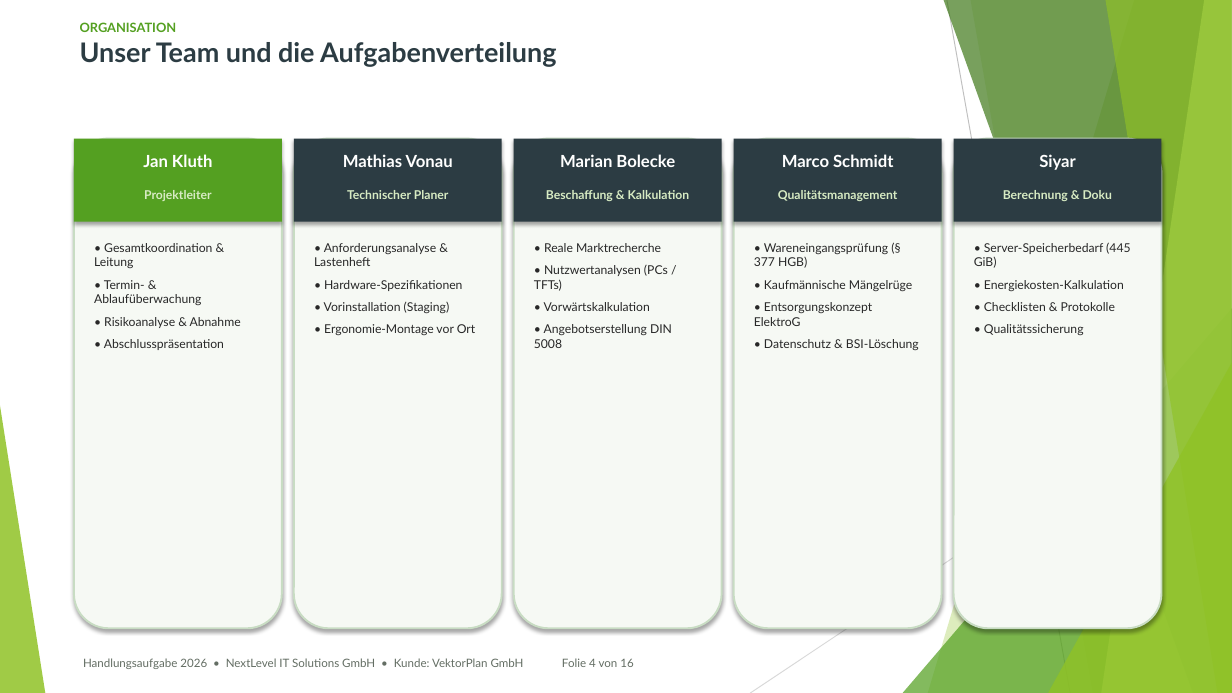
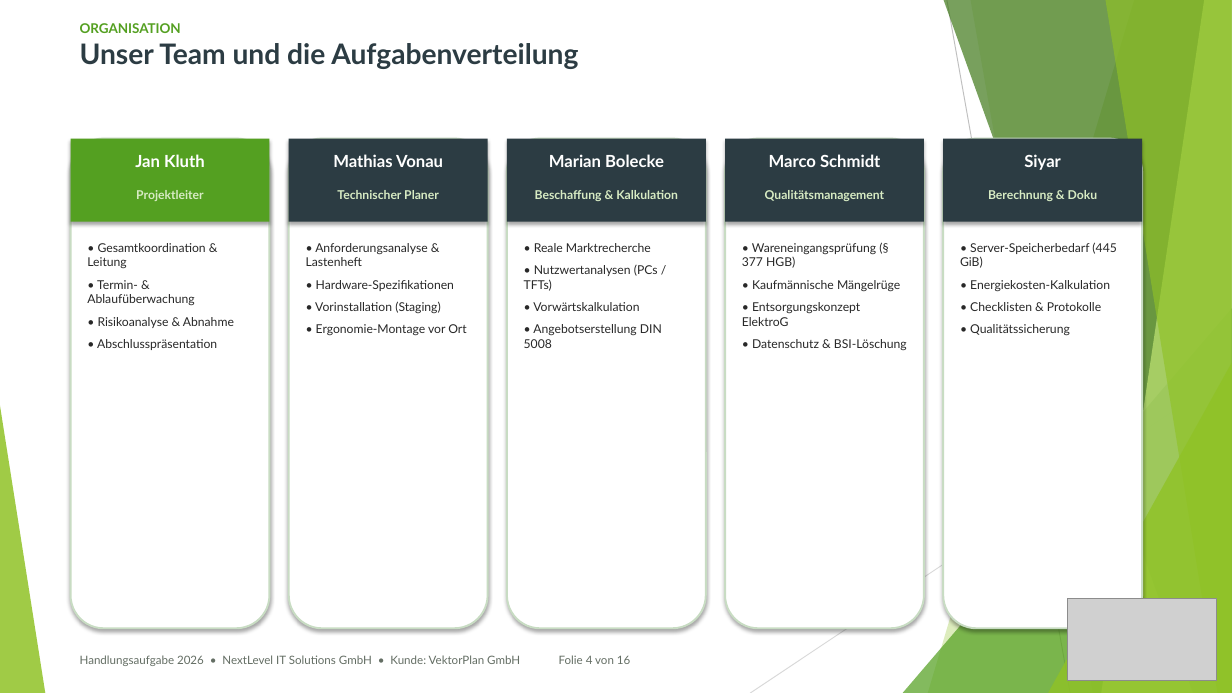
Before and after one commit to kluthjan/projekt_handlungsaufgabe, a slide deck: slide 4 of docs/08_Projektabschluss/Abschlusspraesentation.pptx. Drawn at 1232x693 pixels with LibreOffice and Linux fonts; fonts in the diff are those of the drawing; grey boxes stand for pictures. Boxes give left, top, right and bottom in pixels: in the first picture for what was removed or moved away, otherwise in the second. Text is boxed around its words. In the diff, an @@ line names an element or a change of style, - is before the commit and + after.

Commit message:
Praesentation optimiert: Widescreen-Layout vollstndig ausgenutzt, NextLevel-Logo mit transparentem Hintergrund vergroessert auf allen 16 Folien platziert, Hardware-Badges und PSP korrigiert

```diff
--- a/docs/08_Projektabschluss/Abschlusspraesentation.pptx
+++ b/docs/08_Projektabschluss/Abschlusspraesentation.pptx
@@ text "ORGANISATION" at [80, 23, 578, 69]: size 10 to 10.5 pt in "ORGANISATION"; size 21 to 22 pt in "Unser Team und die Aufgabenverteilung" @@
@@ text "Jan Kluth": place and size @@
-text "Jan Kluth" at [143, 154, 213, 167]
+text "Jan Kluth" at [135, 154, 205, 167]
@@ rectangle: place and size @@
-rectangle at [74, 139, 282, 222]
+rectangle at [70, 139, 269, 222]
@@ rounded rectangle: place and size @@
-rounded rectangle at [74, 139, 282, 628]
+rounded rectangle at [70, 139, 269, 628]
@@ text "Mathias Vonau": place and size @@
-text "Mathias Vonau" at [343, 154, 453, 167]
+text "Mathias Vonau" at [333, 154, 443, 167]
@@ rectangle: place and size @@
-rectangle at [294, 139, 502, 222]
+rectangle at [288, 139, 487, 222]
@@ rounded rectangle: place and size @@
-rounded rectangle at [294, 139, 502, 628]
+rounded rectangle at [288, 139, 487, 628]
@@ text "Marian Bolecke": place and size @@
-text "Marian Bolecke" at [560, 154, 675, 167]
+text "Marian Bolecke" at [549, 154, 664, 167]
@@ rectangle: place and size @@
-rectangle at [514, 139, 722, 222]
+rectangle at [507, 139, 706, 222]
@@ rounded rectangle: place and size @@
-rounded rectangle at [514, 139, 722, 628]
+rounded rectangle at [507, 139, 706, 628]
@@ text "Marco Schmidt": place and size @@
-text "Marco Schmidt" at [782, 154, 893, 167]
+text "Marco Schmidt" at [769, 154, 880, 167]
@@ rectangle: place and size @@
-rectangle at [734, 139, 942, 222]
+rectangle at [726, 139, 924, 222]
@@ rounded rectangle: place and size @@
-rounded rectangle at [734, 139, 942, 628]
+rounded rectangle at [726, 139, 924, 628]
@@ text "Siyar": place and size @@
-text "Siyar" at [1039, 154, 1076, 170]
+text "Siyar" at [1024, 154, 1061, 170]
@@ rectangle: place and size @@
-rectangle at [954, 139, 1162, 222]
+rectangle at [944, 139, 1142, 222]
@@ fill #F6F9F4 to #FFFFFF in 5 elements at [70, 139, 269, 628], [288, 139, 487, 628], [507, 139, 706, 628], [726, 139, 924, 628], [944, 139, 1142, 628] @@
@@ rounded rectangle: place and size @@
-rounded rectangle at [954, 139, 1162, 628]
+rounded rectangle at [944, 139, 1142, 628]
@@ text "Projektleiter": place and size @@
-text "Projektleiter" at [144, 190, 211, 201]
+text "Projektleiter" at [136, 190, 203, 201]
@@ text "Technischer Planer": place and size @@
-text "Technischer Planer" at [347, 190, 449, 199]
+text "Technischer Planer" at [337, 190, 439, 199]
@@ text "Beschaffung & Kalkulation": place and size @@
-text "Beschaffung & Kalkulation" at [546, 190, 690, 201]
+text "Beschaffung & Kalkulation" at [535, 190, 678, 201]
@@ text "Qualitätsmanagement": place and size @@
-text "Qualitätsmanagement" at [778, 190, 897, 201]
+text "Qualitätsmanagement" at [765, 190, 884, 201]
@@ text "Berechnung & Doku": place and size @@
-text "Berechnung & Doku" at [1003, 190, 1113, 201]
+text "Berechnung & Doku" at [988, 190, 1098, 201]
@@ text "• Gesamtkoordination & Leitung": place and size @@
-text "• Gesamtkoordination & Leitung" at [94, 243, 241, 350]
+text "• Gesamtkoordination & Leitung" at [87, 243, 234, 350]
@@ text "• Anforderungsanalyse & Lastenheft": place and size @@
-text "• Anforderungsanalyse & Lastenheft" at [314, 243, 475, 335]
+text "• Anforderungsanalyse & Lastenheft" at [306, 243, 466, 336]
@@ text "• Reale Marktrecherche": place and size @@
-text "• Reale Marktrecherche" at [534, 265, 672, 348]
+text "• Reale Marktrecherche" at [524, 265, 662, 348]
@@ text "• Wareneingangsprüfung (§ 377 HGB)": place and size @@
-text "• Wareneingangsprüfung (§ 377 HGB)" at [754, 243, 919, 350]
+text "• Wareneingangsprüfung (§ 377 HGB)" at [742, 243, 907, 350]
@@ text "• Server-Speicherbedarf (445 GiB)": place and size @@
-text "• Server-Speicherbedarf (445 GiB)" at [974, 242, 1130, 335]
+text "• Server-Speicherbedarf (445 GiB)" at [960, 242, 1116, 336]
@@ picture added at [1068, 598, 1217, 680] @@
```
Also in this commit, not shown: 15 other slides changed, 1 other file.
